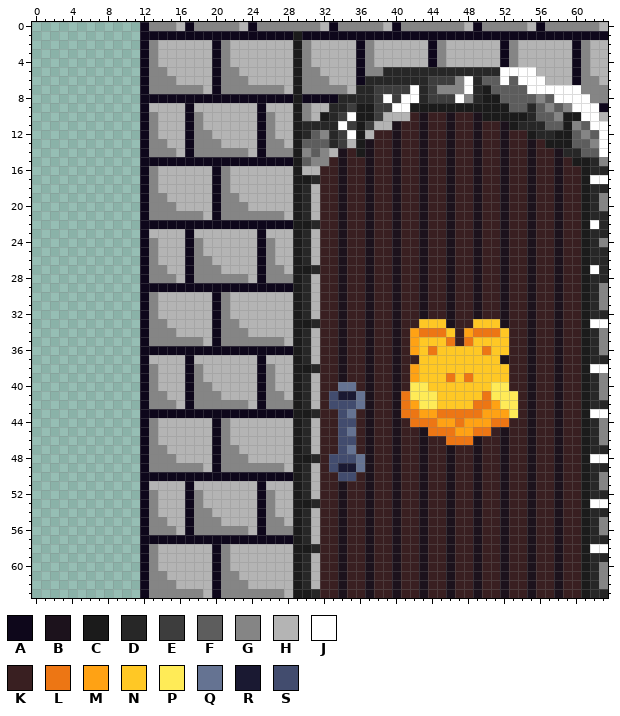
Two versions of one pixel-art file, sprites/editor files/Tower_Closeup_v1.aseprite. Above is the file before it was changed.
64x64 pixels, 1 frame.
Palette (. is transparent): A #0e071b  B #1c121c  C #1b1b1b  D #272727  E #3d3d3d  F #5d5d5d  G #858585  H #b4b4b4  J #ffffff  K #391f21  L #ed7614  M #ffa214  N #ffc825  P #ffeb57  Q #657392  R #1a1932  S #424c6e
Once edited:
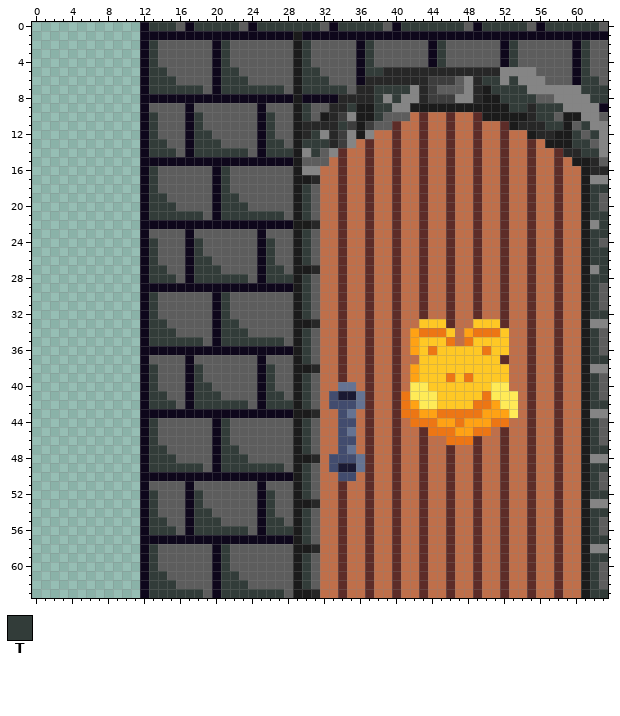
Colours new in this view: T #323c39
Difference:
colour B: #1c121c -> #5d2c28
colour K: #391f21 -> #bf6f4a
Changed rows in their new state; - is a pixel that keeps its letter.
first column x 13:
 0 TTTF-TTTTTF-TTTTTTTF-TTTTTF-TTTTTTTF-TTTTTF-TTTTTTF
 2 TFFFFFF-TFFFFFFF-TFFFFF-TFFFFFF-TFFFFFF-TFFFFFF-TFF
 3 TFFFFFF-TFFFFFFF-TFFFFF-TFFFFFF-TFFFFFF-TFFFFFF-TFF
 4 TFFFFFF-TFFFFFFF-TFFFFF-TFFFFFF-TFFFFFF-TFFFFFF-TFF
 5 TTFFFFF-TTFFFFFF-TTFFFF-TT-------------GGGGFFFF-TFF
 6 TTTFFFF-TTTFFFFF-TTTFFF-----------FG-TTGTGGGFFF-TTF
 7 TTTTTTF-TTTTTTTF-TTTTTF--TTTTG--FFFG--TTTTGGGGGGTTT
 8 -------------------------TGTGG----G----TTTTF-GGGGTT
 9 FFFF-FFFFFFF-FFF-TFF--T--TTGG-----------TT-TTT-GGG-
10 TFFF-TFFFFFF-TFF-TF---G--TFFF--------------TTF--GGF
11 TFFF-TFFFFFF-TFF-----T---FF-----------------TT-FTGG
12 TFFF-TTFFFFF-TFF--T---G-G----------------------TFTG
13 TTFF-TTTFFFF-TTF-TTT--GK-----------------------TTFG
14 TTTF-TTTTTTF-TTT--TFG--K------------------------TTG
15 ------------------FF------------------------------F
16 TFFFFFF-TFFFFFFF-GG--------------------------------
17 TFFFFFF-TFFFFFFF---------------------------------GG
18 TFFFFFF-TFFFFFFF-TF------------------------------TT
19 TTFFFFF-TTFFFFFF-TF------------------------------TF
20 TTTFFFF-TTTFFFFF-TF------------------------------TF
21 TTTTTTF-TTTTTTTF-TF------------------------------TT
22 -------------------------------------------------GT
23 FFFF-FFFFFFF-FFF-TF------------------------------TT
24 TFFF-TFFFFFF-TFF-TF------------------------------TF
25 TFFF-TFFFFFF-TFF-TF------------------------------TT
26 TFFF-TTFFFFF-TFF-TF------------------------------TT
27 TTFF-TTTFFFF-TTF---------------------------------GT
28 TTTF-TTTTTTF-TTT-TF------------------------------TT
29 -----------------TF------------------------------TF
30 TFFFFFF-TFFFFFFF-TF------------------------------TF
31 TFFFFFF-TFFFFFFF-TF------------------------------TF
32 TFFFFFF-TFFFFFFF-TF------------------------------TT
33 TTFFFFF-TTFFFFFF---------------------------------GG
34 TTTFFFF-TTTFFFFF-TF------------------------------TF
35 TTTTTTF-TTTTTTTF-TF------------------------------TF
36 -----------------TF------------------------------TF
37 FFFF-FFFFFFF-FFF-TF------------------------------TT
38 TFFF-TFFFFFF-TFF---------------------------------GG
39 TFFF-TFFFFFF-TFF-TF------------------------------TF
40 TFFF-TTFFFFF-TFF-TF------------------------------TF
41 TTFF-TTTFFFF-TTF-TF------------------------------TF
42 TTTF-TTTTTTF-TTT-TF------------------------------TT
43 -------------------------------------------------GG
44 TFFFFFF-TFFFFFFF-TF------------------------------TF
45 TFFFFFF-TFFFFFFF-TF------------------------------TF
46 TFFFFFF-TFFFFFFF-TF------------------------------TF
47 TTFFFFF-TTFFFFFF-TF------------------------------TT
48 TTTFFFF-TTTFFFFF---------------------------------GG
49 TTTTTTF-TTTTTTTF-TF------------------------------TT
50 -----------------TF------------------------------TF
51 FFFF-FFFFFFF-FFF-TF------------------------------TF
52 TFFF-TFFFFFF-TFF-TF------------------------------TT
53 TFFF-TFFFFFF-TFF---------------------------------GG
54 TFFF-TTFFFFF-TFF-TF------------------------------TT
55 TTFF-TTTFFFF-TTF-TF------------------------------TF
56 TTTF-TTTTTTF-TTT-TF------------------------------TF
57 -----------------TF------------------------------TT
58 TFFFFFF-TFFFFFFF---------------------------------GG
59 TFFFFFF-TFFFFFFF-TF------------------------------TT
60 TFFFFFF-TFFFFFFF-TF------------------------------TF
61 TTFFFFF-TTFFFFFF-TF------------------------------TF
62 TTTFFFF-TTTFFFFF-TF------------------------------TF
63 TTTTTTF-TTTTTTTF---------------------------------TT
